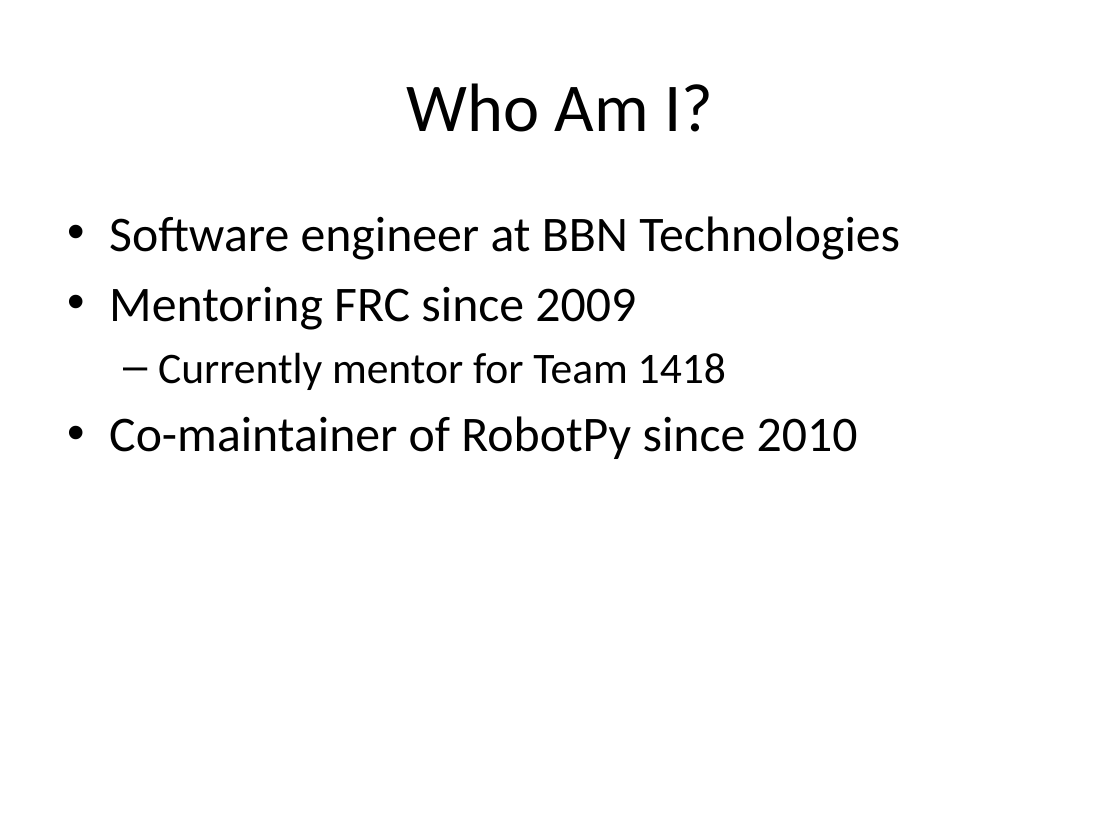
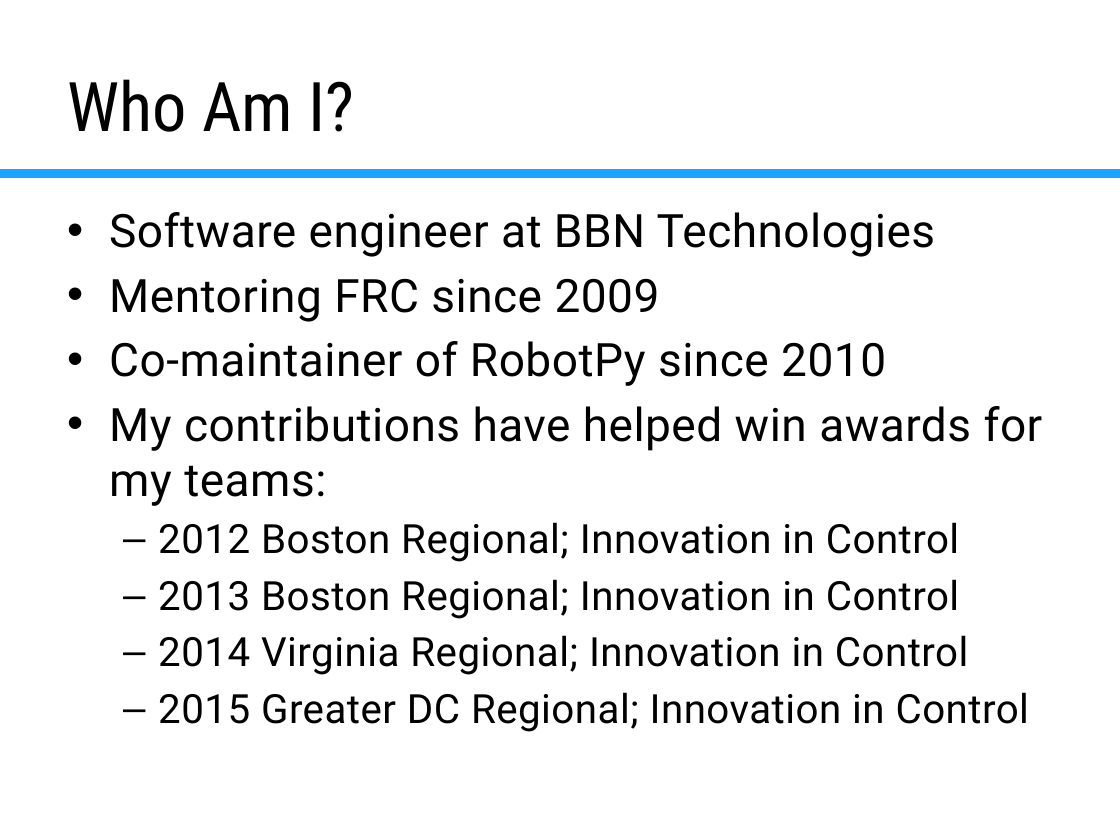
Before and after one commit to virtuald/frc-robotpy-workshop, a slide deck: slide 4 of pyfrc.pptx. Drawn at 1120x840 pixels with LibreOffice and Linux fonts; fonts in the diff are those of the drawing; background and template pictures are left out. Boxes give left, top, right and bottom in pixels: in the first picture for what was removed or moved away, otherwise in the second. Text is boxed around its words. In the diff, an @@ line names an element or a change of style, - is before the commit and + after.

```diff
--- a/pyfrc.pptx
+++ b/pyfrc.pptx
@@ title "Who Am I?" at [67, 79, 355, 132]: font Calibri to Roboto Condensed; alignment centre to left @@
@@ line added from (0, 174) to (1120, 174), #FFFFFF 6 pt @@
@@ text at [109, 212, 936, 386]: size 32 to 29.6 pt, font Calibri to Roboto, letter spacing 0 to 0.3 pt in "Software engineer at BBN Technologies", "Mentoring FRC since 2009", "Co-maintainer of RobotPy since 2010" @@
@@ text at [158, 352, 726, 390]: paragraph removed @@
-  – Currently mentor for Team 1418
@@ text at [109, 406, 1043, 732]: paragraphs added @@
+• My contributions have helped win awards for my teams:
+  – 2012 Boston Regional; Innovation in Control
+  – 2013 Boston Regional; Innovation in Control
+  – 2014 Virginia Regional; Innovation in Control
+  – 2015 Greater DC Regional; Innovation in Control
```
Also in this commit, not shown: 33 other slides changed, 9 slides added, 4 slides removed, 2 other files.
